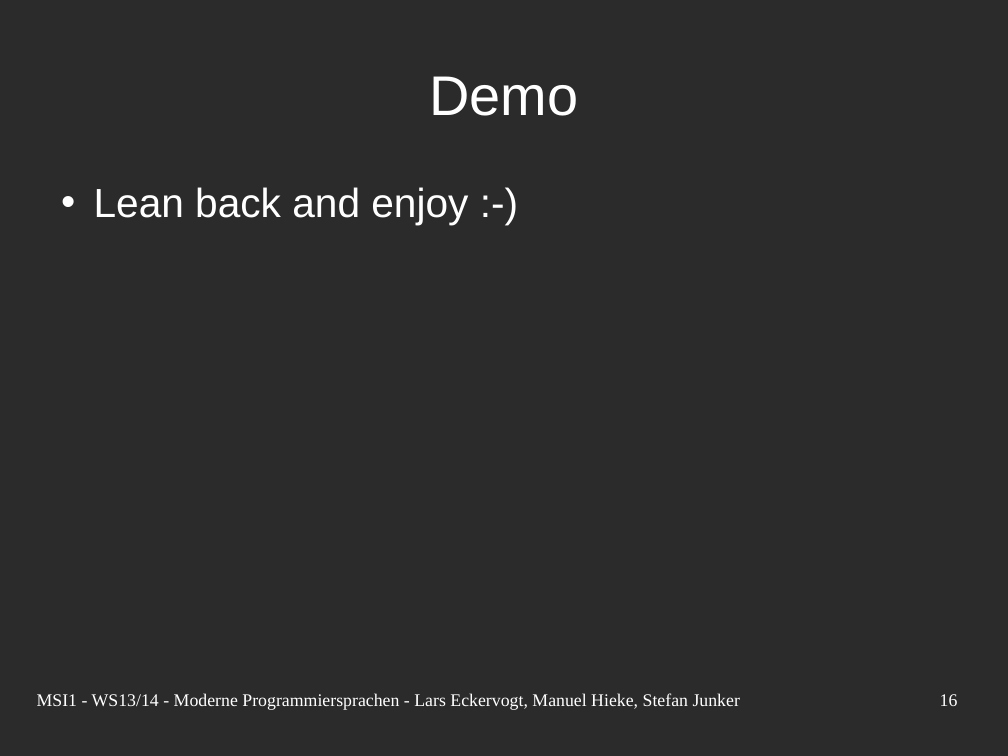
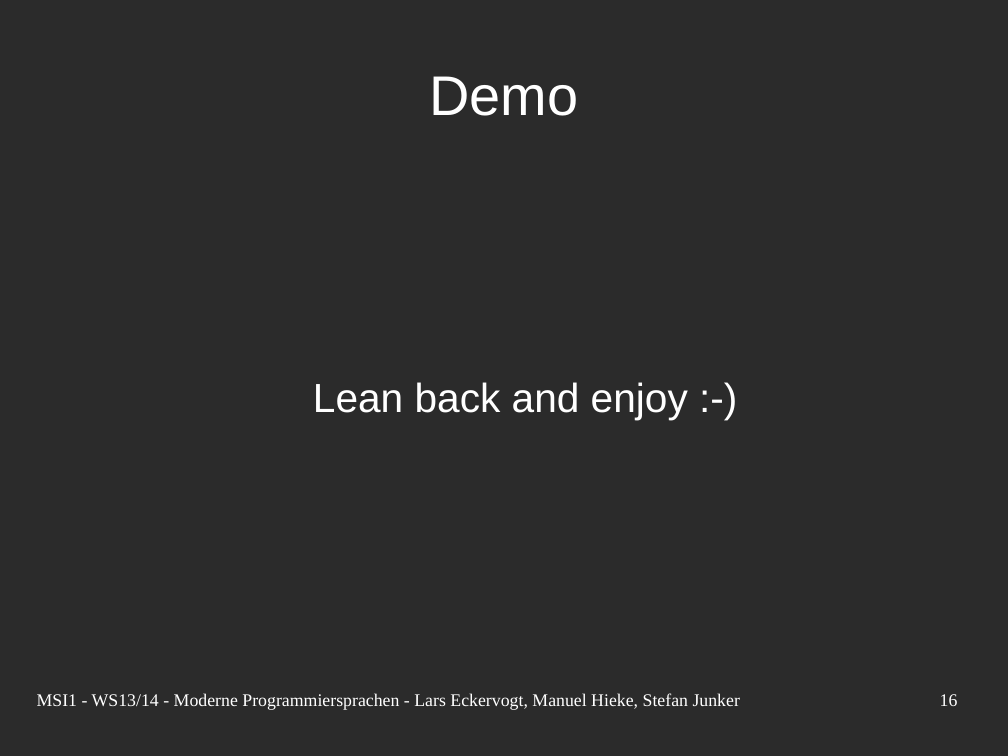
Before and after one commit to nerduel/TacZombie, a slide deck: slide 16 of doc/presentation/Presentation.odp. Drawn at 1008x756 pixels with LibreOffice and Linux fonts; fonts in the diff are those of the drawing; background and template pictures are left out; a plain dark background stands for a picture behind light text. Boxes give left, top, right and bottom in pixels: in the first picture for what was removed or moved away, otherwise in the second. Text is boxed around its words. In the diff, an @@ line names an element or a change of style, - is before the commit and + after.

```diff
--- a/doc/presentation/Presentation.odp
+++ b/doc/presentation/Presentation.odp
@@ text "Lean back and enjoy :-)" at box(313, 382, 688, 420): alignment left to centre; bullet • to none; vertical alignment top to middle @@
```
Also in this commit, not shown: 5 other slides changed, 1 other file.
